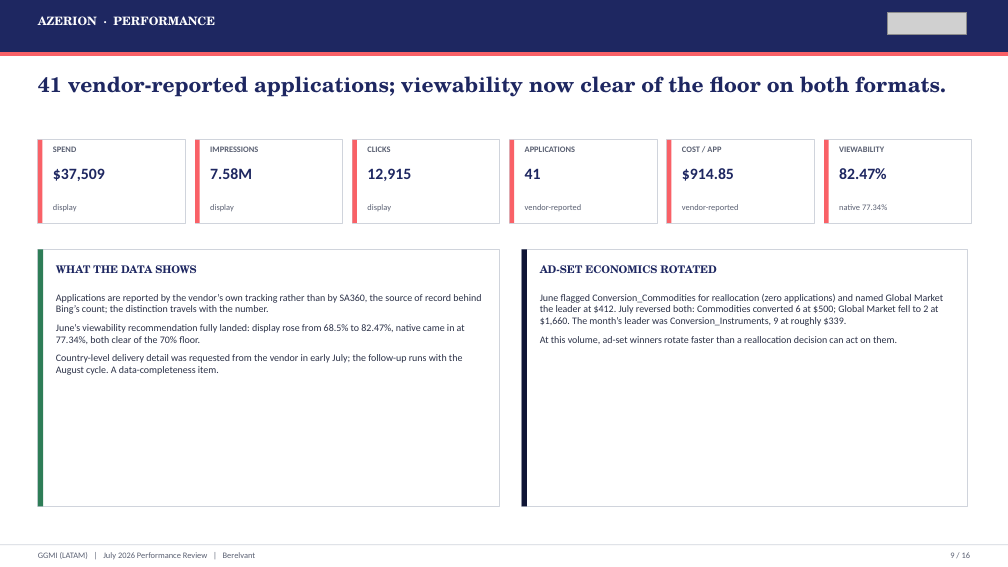
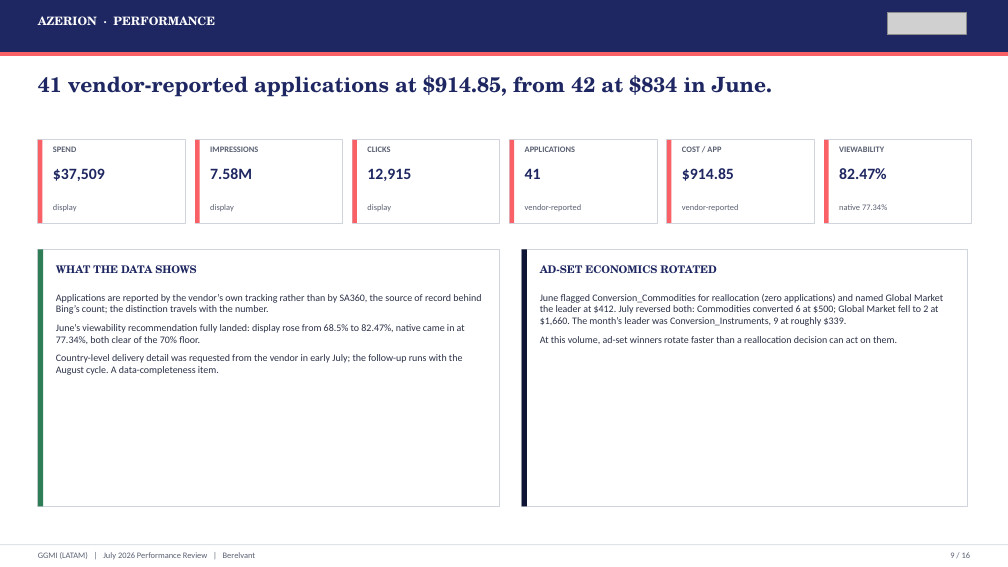
Before and after one commit to hablapro/brlvnt-reporting-hub, a slide deck: slide 9 of reports/forex/ggmi/2026-07/output/GGMI_LATAM_July_2026_Performance_Review.pptx. Drawn at 1008x567 pixels with LibreOffice and Linux fonts; fonts in the diff are those of the drawing; grey boxes stand for pictures. Boxes give left, top, right and bottom in pixels: in the first picture for what was removed or moved away, otherwise in the second. Text is boxed around its words. In the diff, an @@ line names an element or a change of style, - is before the commit and + after.

```diff
--- a/reports/forex/ggmi/2026-07/output/GGMI_LATAM_July_2026_Performance_Review.pptx
+++ b/reports/forex/ggmi/2026-07/output/GGMI_LATAM_July_2026_Performance_Review.pptx
@@ text at (38, 75, 772, 97): text changed @@
-41 vendor-reported applications; viewability now clear of the floor on both formats.
+41 vendor-reported applications at $914.85, from 42 at $834 in June.
```
Also in this commit, not shown: 10 other slides changed, 3 other files.
